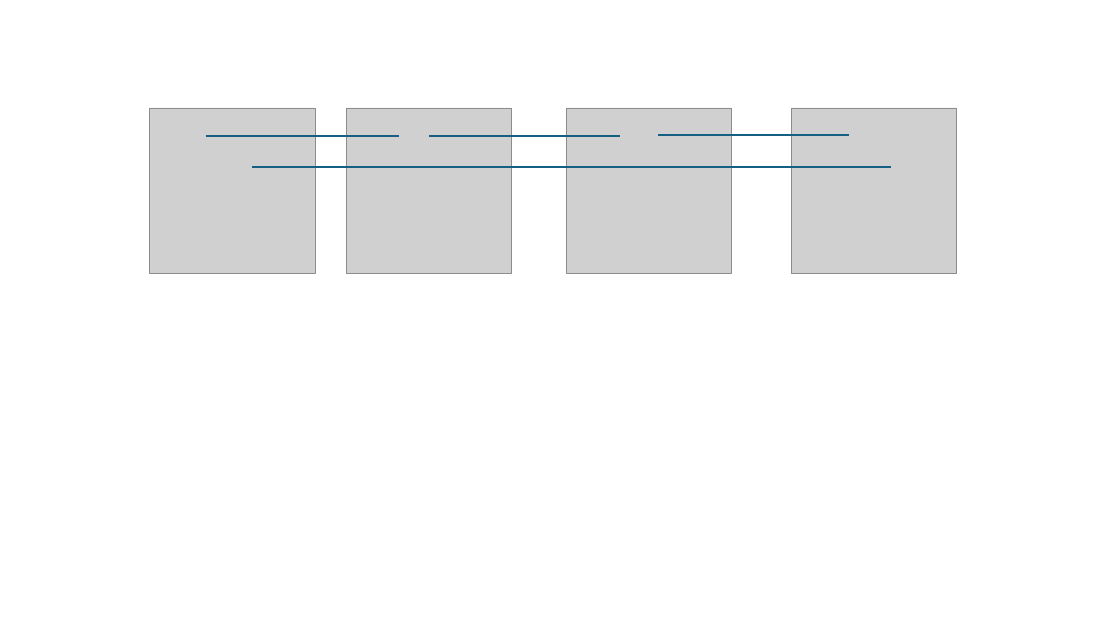
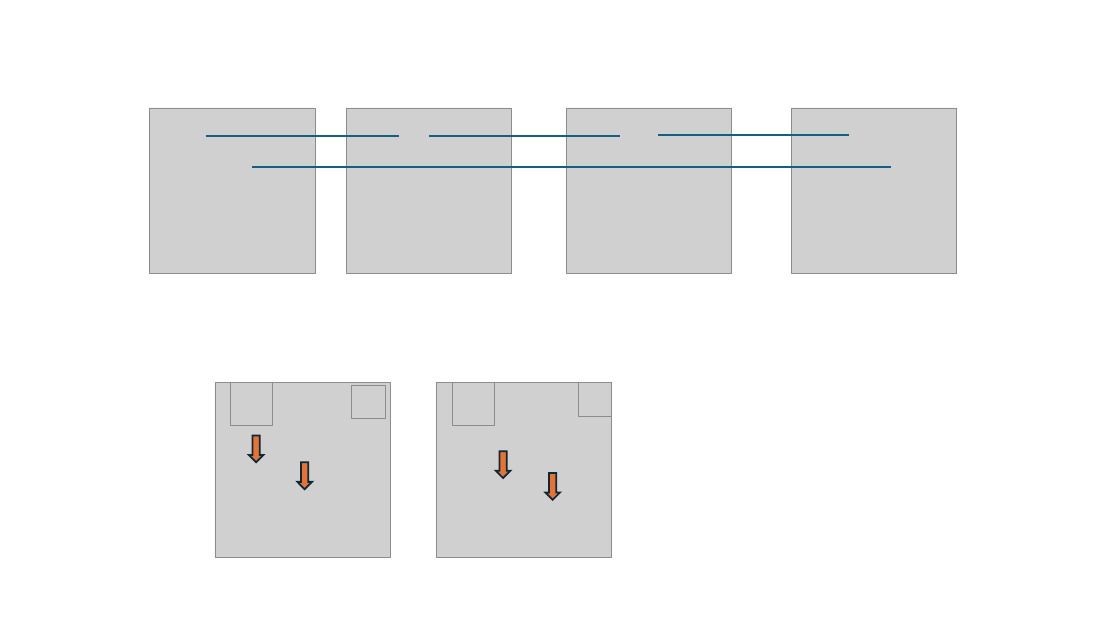
Before and after one commit to LiuYuancheng/Power_Grid_Simulation_System, a slide deck: slide 4 of designDoc/designDoc.pptx. Drawn at 1120x630 pixels with LibreOffice and Linux fonts; fonts in the diff are those of the drawing; grey boxes stand for pictures. Boxes give left, top, right and bottom in pixels: in the first picture for what was removed or moved away, otherwise in the second. Text is boxed around its words. In the diff, an @@ line names an element or a change of style, - is before the commit and + after.

```diff
--- a/designDoc/designDoc.pptx
+++ b/designDoc/designDoc.pptx
@@ picture added at (215,383,390,558) @@
@@ picture added at (231,383,273,425) @@
@@ picture added at (352,386,386,419) @@
@@ picture added at (437,383,612,558) @@
@@ picture added at (452,383,494,425) @@
@@ picture added at (578,383,612,417) @@
@@ down arrow added at (249,435,263,462), fill #E97132, outline #092A39 1.5 pt @@
@@ down arrow added at (297,462,312,489), fill #E97132, outline #092A39 1.5 pt @@
@@ down arrow added at (496,451,510,478), fill #E97132, outline #092A39 1.5 pt @@
@@ down arrow added at (545,473,560,500), fill #E97132, outline #092A39 1.5 pt @@
```
Also in this commit, not shown: 1 slide added, 13 other files.
